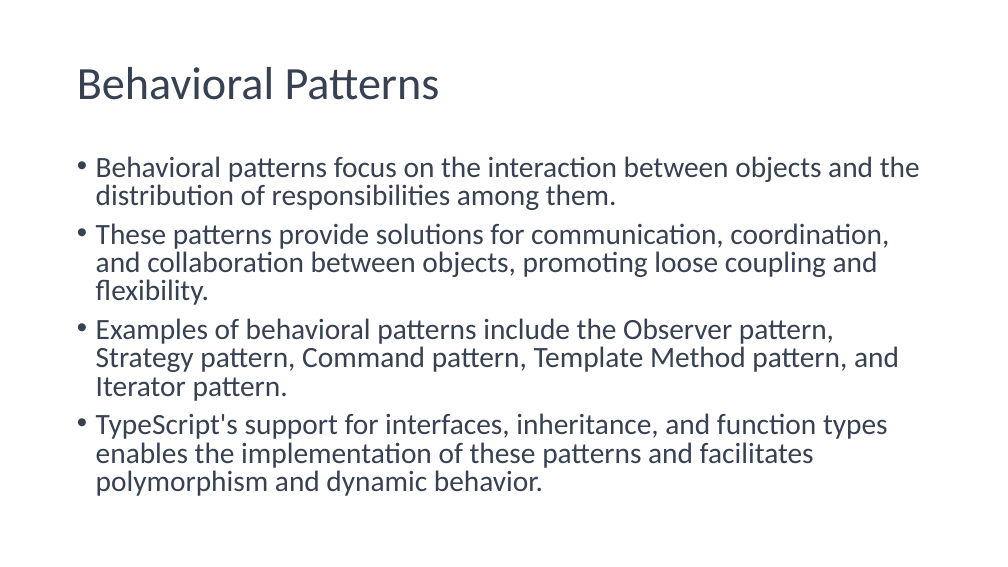
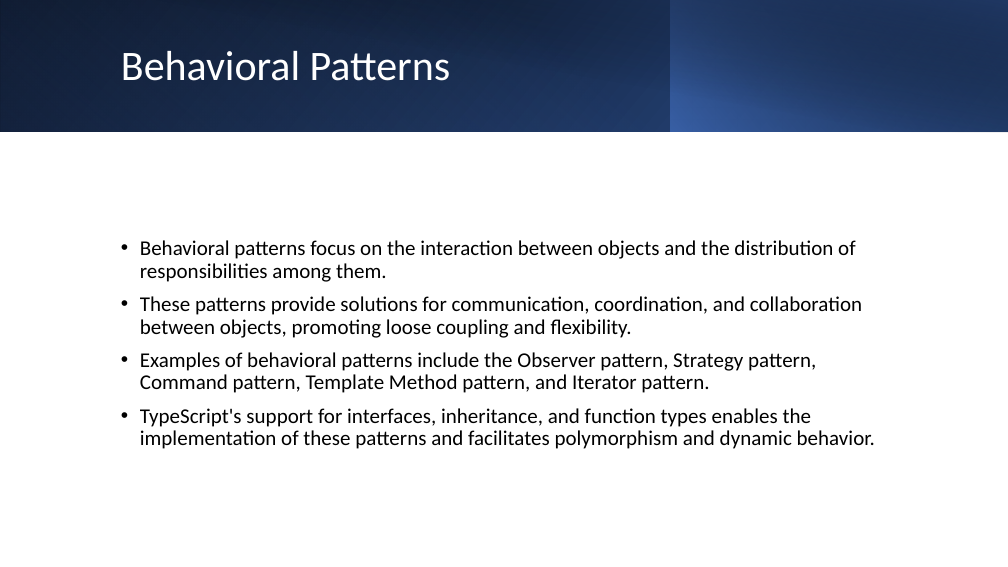
Before and after one commit to 1shaked/full-stack, a slide deck: slide 40 of 22ass/OOP.pptx. Drawn at 1008x567 pixels with LibreOffice and Linux fonts; fonts in the diff are those of the drawing. Boxes give left, top, right and bottom in pixels: in the first picture for what was removed or moved away, otherwise in the second. Text is boxed around its words. In the diff, an @@ line names an element or a change of style, - is before the commit and + after.

Commit message:
files and example

```diff
--- a/22ass/OOP.pptx
+++ b/22ass/OOP.pptx
@@ rectangle added at [0,0,1008,132], fill gradient #000000 to #2F5597 @@
@@ rectangle added at [0,0,671,132], fill gradient #4472C4 to #203864 @@
@@ rectangle added at [38,0,1008,132], fill gradient #000000 to #203864 @@
@@ title "Behavioral Patterns": place and size @@
-title "Behavioral Patterns" at [77,67,440,100]
+title "Behavioral Patterns" at [121,51,451,81]
@@ title "Behavioral Patterns" at [121,51,451,81]: size 44 to 40 pt, text colour #374151 to #FFFFFF @@
@@ rectangle added at [671,0,1008,132], fill gradient #4472C4 to #000000 @@
@@ text "Behavioral patterns focus on the ...": place and size @@
-text "Behavioral patterns focus on the ..." at [96,156,920,496]
+text "Behavioral patterns focus on the ..." at [140,240,875,449]
@@ text "Behavioral patterns focus on the ..." at [140,240,875,449]: size 28 to 20 pt, text colour #374151 to #000000; line spacing 0.8 to 0.9; vertical alignment top to middle @@
```
Also in this commit, not shown: 38 other slides changed, 1 slide added, 1 slide removed, 3 other files.
